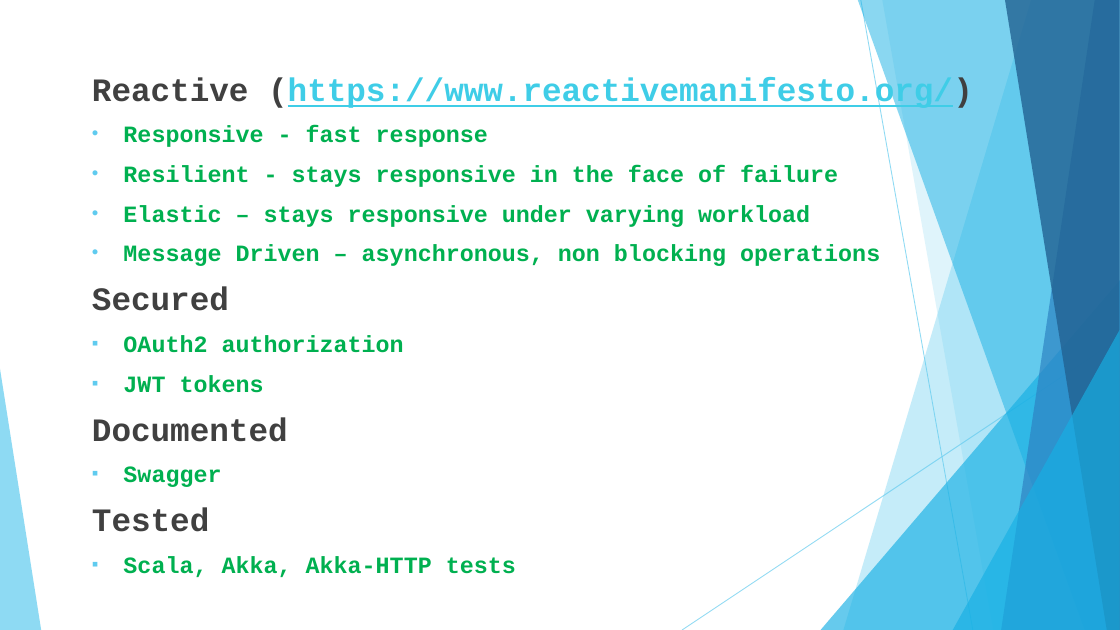
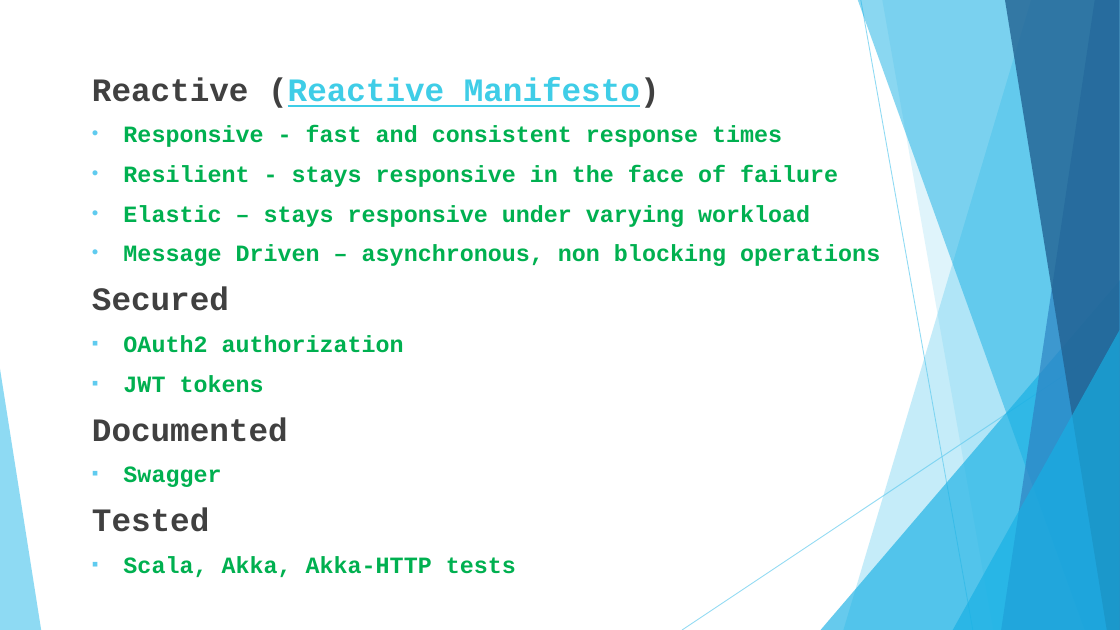
Before and after one commit to gmax-ws/akka-hhtp-microservice, a slide deck: slide 2 of presentation/reactive-microservice.pptx. Drawn at 1120x630 pixels with LibreOffice and Linux fonts; fonts in the diff are those of the drawing. Boxes give left, top, right and bottom in pixels: in the first picture for what was removed or moved away, otherwise in the second. Text is boxed around its words. In the diff, an @@ line names an element or a change of style, - is before the commit and + after.

```diff
--- a/presentation/reactive-microservice.pptx
+++ b/presentation/reactive-microservice.pptx
@@ text at (92, 77, 782, 147): text changed; size 28 to 20 pt; text colour #3FCDE7 to #00B050 @@
-Reactive (https://www.reactivemanifesto.org/)
-• Responsive - fast response
+Reactive (Reactive Manifesto)
+• Responsive - fast and consistent response times
```
Also in this commit, not shown: 4 other slides changed, 12 other files.
